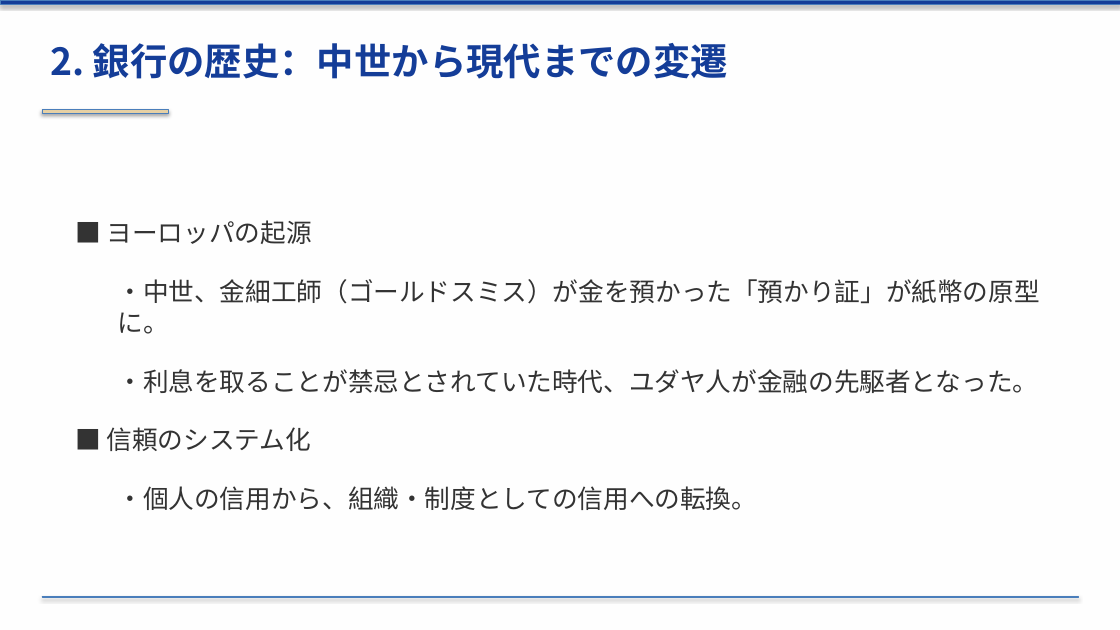
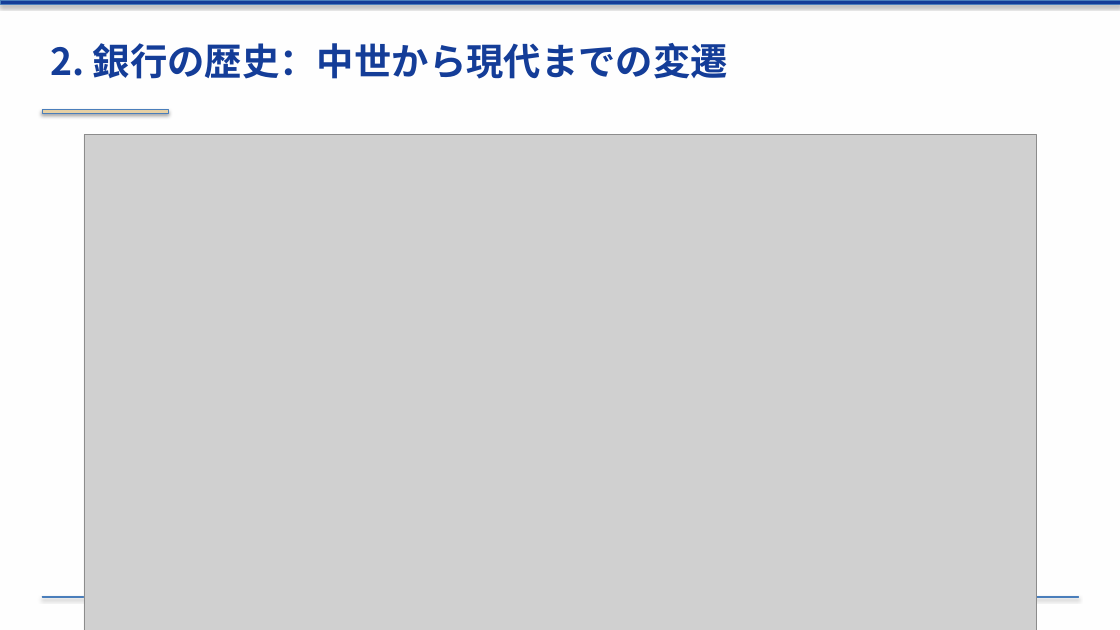
Before and after one commit to xilicrysta/bank-pptx, a slide deck: slide 6 of bank_industry_presentation.pptx. Drawn at 1120x630 pixels with LibreOffice and Linux fonts; fonts in the diff are those of the drawing; grey boxes stand for pictures. Boxes give left, top, right and bottom in pixels: in the first picture for what was removed or moved away, otherwise in the second. Text is boxed around its words. In the diff, an @@ line names an element or a change of style, - is before the commit and + after.

```diff
--- a/bank_industry_presentation.pptx
+++ b/bank_industry_presentation.pptx
@@ picture added at <box>84,134,1036,630</box> @@
@@ text removed at <box>107,220,1039,510</box> @@
-■ ヨーロッパの起源
-  ・中世、金細工師（ゴールドスミス）が金を預かった「預かり証」が紙幣の原型に。
-  ・利息を取ることが禁忌とされていた時代、ユダヤ人が金融の先駆者となった。
-■ 信頼のシステム化
-  ・個人の信用から、組織・制度としての信用への転換。
```
Also in this commit, not shown: 4 other slides changed, 2 other files.
